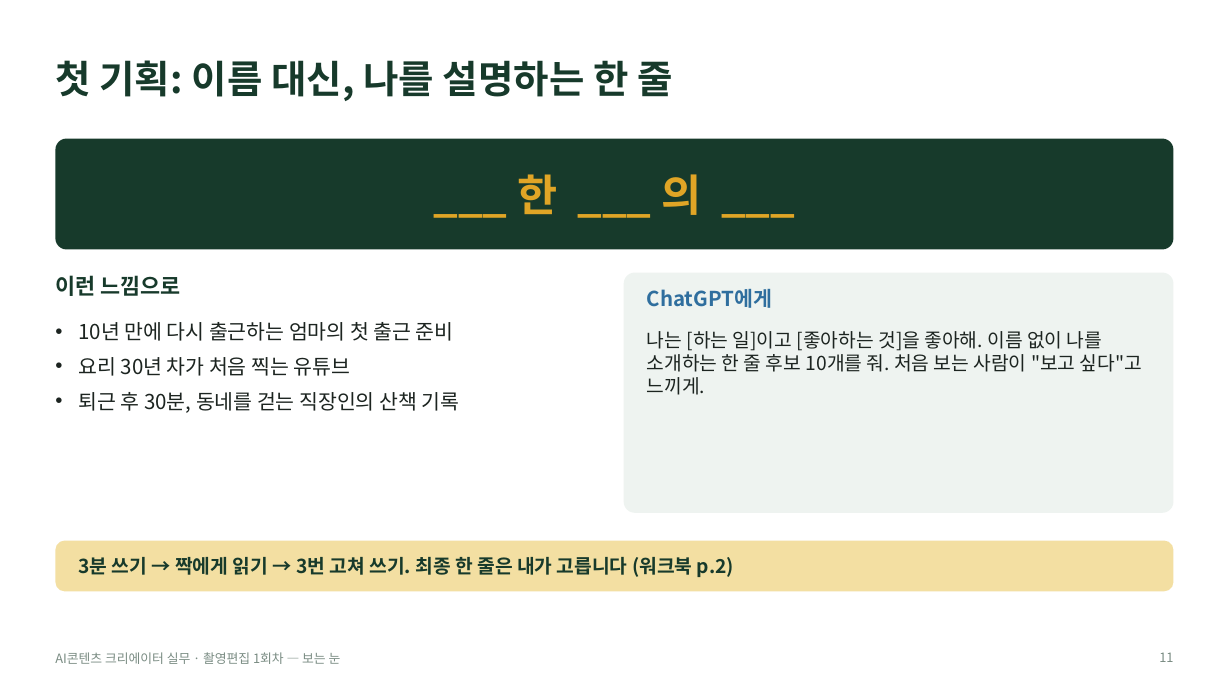
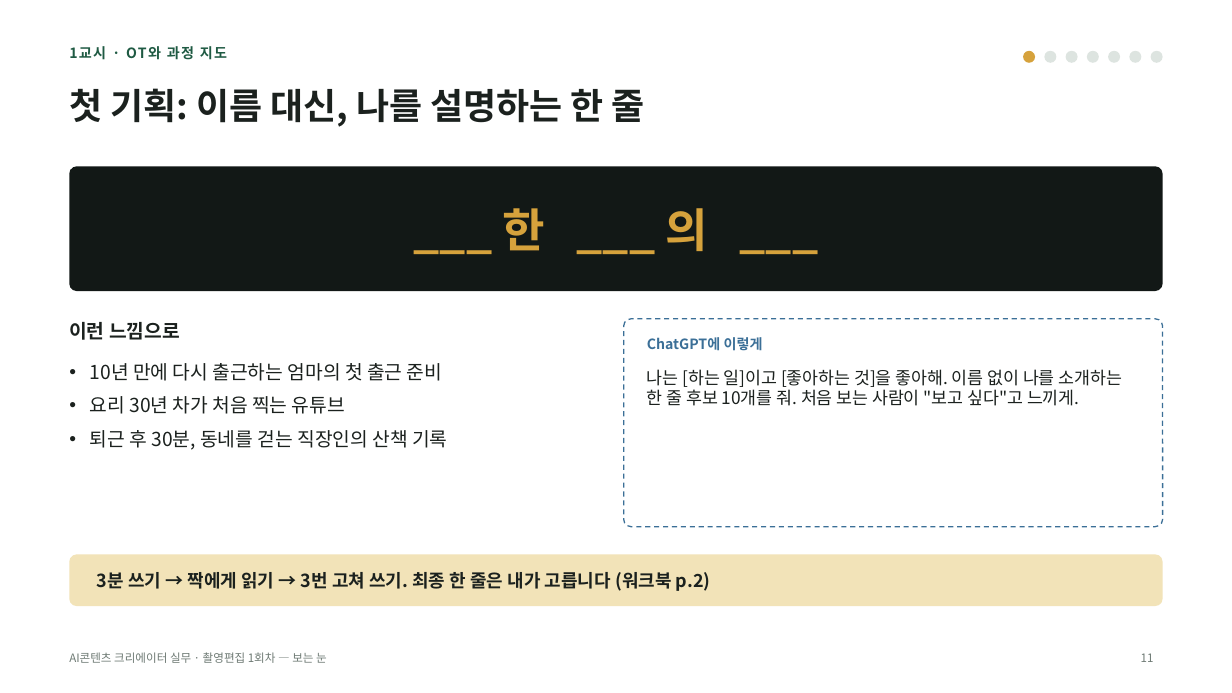
Before and after one commit to yujida/MARUBIT, a slide deck: slide 11 of lectures/01/1회차_보는눈_슬라이드.pptx. Drawn at 1232x693 pixels with LibreOffice and Linux fonts; fonts in the diff are those of the drawing. Boxes give left, top, right and bottom in pixels: in the first picture for what was removed or moved away, otherwise in the second. Text is boxed around its words. In the diff, an @@ line names an element or a change of style, - is before the commit and + after.

```diff
--- a/lectures/01/1회차_보는눈_슬라이드.pptx
+++ b/lectures/01/1회차_보는눈_슬라이드.pptx
@@ text added at bbox=[69, 46, 227, 60], 11 pt, text #1F5A43, bold @@
+1교시 · OT와 과정 지도
@@ ellipse added at bbox=[1023, 51, 1035, 63], fill #D6A23C @@
@@ ellipse added at bbox=[1044, 51, 1056, 63], fill #DDE4E0 @@
@@ ellipse added at bbox=[1066, 51, 1078, 63], fill #DDE4E0 @@
@@ ellipse added at bbox=[1087, 51, 1099, 63], fill #DDE4E0 @@
@@ ellipse added at bbox=[1108, 51, 1120, 63], fill #DDE4E0 @@
@@ ellipse added at bbox=[1129, 51, 1141, 63], fill #DDE4E0 @@
@@ ellipse added at bbox=[1151, 51, 1163, 63], fill #DDE4E0 @@
@@ title "첫 기획: 이름 대신, 나를 ...": place and size @@
-title "첫 기획: 이름 대신, 나를 ..." at bbox=[55, 60, 672, 101]
+title "첫 기획: 이름 대신, 나를 ..." at bbox=[69, 88, 645, 127]
@@ title "첫 기획: 이름 대신, 나를 ..." at bbox=[69, 88, 645, 127]: size 30 to 28 pt, text colour #173A2B to #1B211E @@
@@ text "___ 한 ___ 의 ___": place and size @@
-text "___ 한 ___ 의 ___" at bbox=[517, 174, 701, 215]
+text "___ 한 ___ 의 ___" at bbox=[503, 208, 709, 251]
@@ text "___ 한 ___ 의 ___" at bbox=[503, 208, 709, 251]: size 34 to 36 pt, text colour #E0A526 to #D6A23C @@
@@ rounded rectangle: place and size @@
-rounded rectangle at bbox=[55, 139, 1174, 250]
+rounded rectangle at bbox=[69, 166, 1163, 291]
@@ rounded rectangle at bbox=[69, 166, 1163, 291]: fill #173A2B to #121816; proportions changed @@
@@ text removed at bbox=[647, 289, 772, 308] @@
-ChatGPT에게
@@ text "이런 느낌으로": place and size @@
-text "이런 느낌으로" at bbox=[55, 275, 181, 296]
+text "이런 느낌으로" at bbox=[69, 322, 180, 340]
@@ text "이런 느낌으로" at bbox=[69, 322, 180, 340]: size 17 to 15 pt, text colour #173A2B to #1B211E @@
@@ rounded rectangle: place and size @@
-rounded rectangle at bbox=[624, 273, 1174, 513]
+rounded rectangle at bbox=[624, 319, 1163, 527]
@@ rounded rectangle at bbox=[624, 319, 1163, 527]: fill #EEF3F0 to #FFFFFF; outline none to #3B6F97 1 pt dashed; proportions changed @@
@@ text added at bbox=[647, 337, 763, 351], 11 pt, text #3B6F97, bold @@
+ChatGPT에 이렇게
@@ text "10년 만에 다시 출근하는 엄마의 ...": place and size @@
-text "10년 만에 다시 출근하는 엄마의 ..." at bbox=[79, 322, 460, 413]
+text "10년 만에 다시 출근하는 엄마의 ..." at bbox=[90, 363, 447, 450]
@@ text "10년 만에 다시 출근하는 엄마의 ..." at bbox=[90, 363, 447, 450]: size 16 to 15 pt, text colour #1C2420 to #1B211E; indent changed @@
@@ text "나는 [하는 일]이고 [좋아하는 것]을 ...": place and size @@
-text "나는 [하는 일]이고 [좋아하는 것]을 ..." at bbox=[647, 331, 1142, 395]
+text "나는 [하는 일]이고 [좋아하는 것]을 ..." at bbox=[647, 369, 1123, 406]
@@ text "나는 [하는 일]이고 [좋아하는 것]을 ..." at bbox=[647, 369, 1123, 406]: size 15 to 13.5 pt, text colour #1C2420 to #1B211E @@
@@ rounded rectangle: place and size @@
-rounded rectangle at bbox=[55, 541, 1174, 592]
+rounded rectangle at bbox=[69, 555, 1163, 606]
@@ rounded rectangle at bbox=[69, 555, 1163, 606]: fill #F3DFA2 to #F2E3B8; proportions changed @@
@@ text "3분 쓰기 → 짝에게 읽기 ...": place and size @@
-text "3분 쓰기 → 짝에게 읽기 ..." at bbox=[79, 557, 734, 577]
+text "3분 쓰기 → 짝에게 읽기 ..." at bbox=[97, 572, 711, 591]
@@ text "3분 쓰기 → 짝에게 읽기 ..." at bbox=[97, 572, 711, 591]: size 15 to 14 pt, text colour #173A2B to #1B211E @@
@@ text "AI콘텐츠 크리에이터 실무 · 촬영편집 ..." at bbox=[69, 652, 327, 663]: size 10 to 9 pt, text colour #7A8C83 to #6E7A74 @@
@@ text "AI콘텐츠 크리에이터 실무 · 촬영편집 ...": place and size @@
-text "AI콘텐츠 크리에이터 실무 · 촬영편집 ..." at bbox=[55, 652, 341, 664]
+text "AI콘텐츠 크리에이터 실무 · 촬영편집 ..." at bbox=[69, 652, 327, 663]
@@ page number: place and size @@
-page number at bbox=[1159, 653, 1173, 662]
+page number at bbox=[1141, 653, 1154, 662]
@@ page number at bbox=[1141, 653, 1154, 662]: size 10 to 9 pt, text colour #7A8C83 to #6E7A74 @@
```
Also in this commit, not shown: 47 other slides changed, 9 slides added, 6 slides removed, 11 other files.
